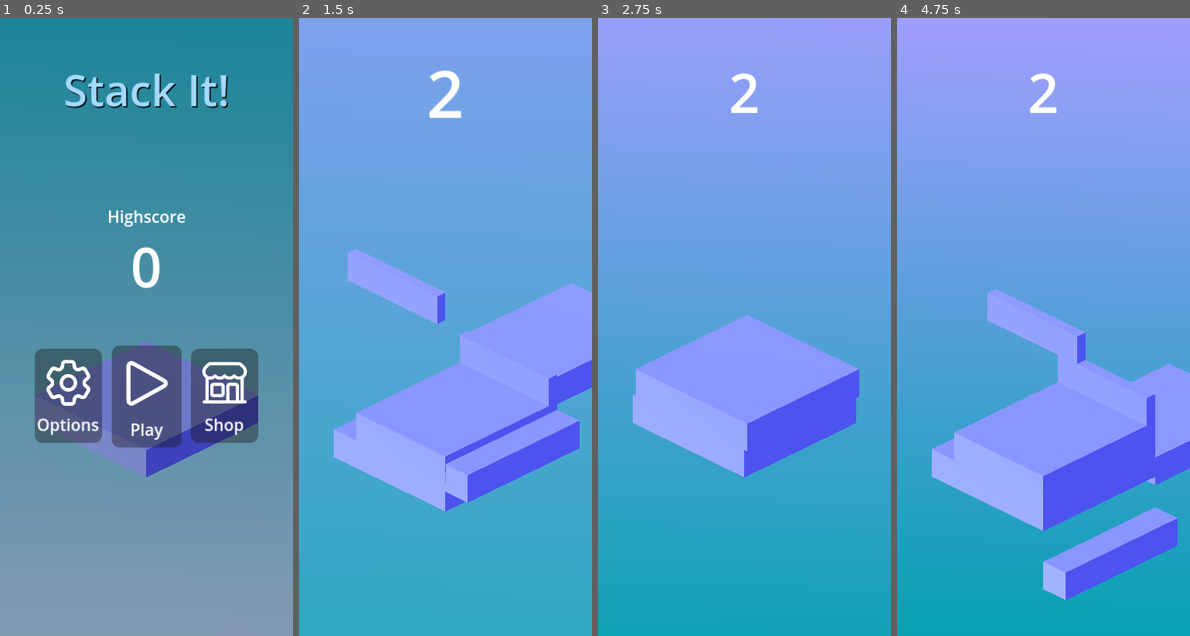
Above: before the commit, frames 1-4 (left to right).
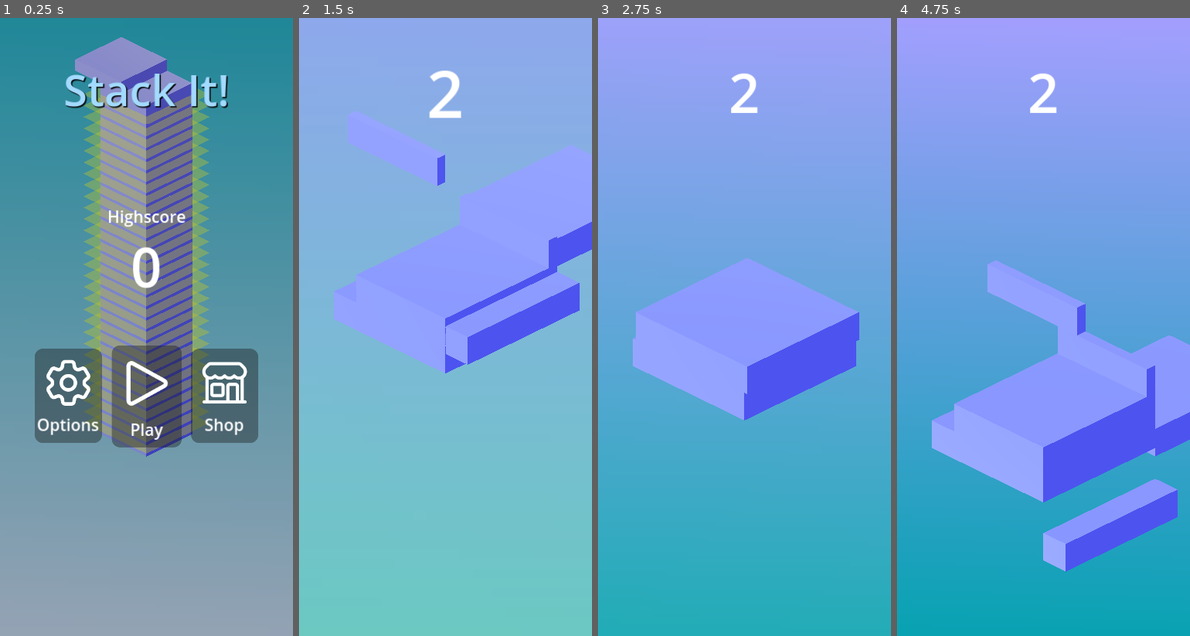
Above: after the commit, the same moments.

Repository: SkaceKamen/stack-it
Game: Godot game, scene res://main.tscn
The game is run twice, just before and just after one commit, with the same random seed, the same clock (stepped at 60 frames per second) and the same inputs. The engine's default icon, where the game draws it, is replaced by a stand-in: a white triangle on a blue panel in a dark square.
Inputs (mouse positions are in pixels of both pictures, inside the frame that each line leads up to):
- Up to frame 1 (0.25 s): no input
- Up to frame 2 (1.5 s): click (445, 394) at 0.5 s; move the mouse to (509, 296) at 1.27 s; tap Space (ui_select) at 1.35 s; click (509, 296) at 1.42 s
- Up to frame 3 (2.75 s): tap Space (ui_select) at 1.52, 1.82 s; click (744, 320) at 2 s
- Up to frame 4 (4.75 s): move the mouse to (984, 357) at 2.77 s; tap Space (ui_select) at 2.85, 3.02, 3.32, 4.35 s; click (984, 357) at 2.92 s; click (1043, 320) at 3.5 s; move the mouse to (1072, 191) at 4.27 s; click (1072, 191) at 4.42 s

The runs differ from the first frame. In frame 1, 24% of the frame differs, in the area x 25-89%, y 3-75%; in frame 2, 79%, in the area x 0-100%, y 15-100%; in frame 3, 16%; in frame 4, 18%.

Commit message:
Small improvements here and there

Diff:
--- a/game_manager.gd
+++ b/game_manager.gd
@@ -21,22 +21,38 @@
 var score = 0
 
 var base_camera_position: Vector3
+var base_camera_size: float
 
 var current_state = State.Menu
 
 func _ready():
   base_camera_position = camera.position * 1
+  base_camera_size = camera.size
 
   ui_manager.restart_requested.connect(reset)
   ui_manager.start_requested.connect(reset)
 
   spawn_initial_block()
+  spawn_block()
+
+  for i in range(30):
+    current_block.position = Vector3(0, current_block.position.y, 0)
+    current_block.stop()
 
 func _process(delta: float) -> void:
-  camera.position = Vector3(camera.position.x, lerp(camera.position.y, base_camera_position.y + height, 10 * delta), camera.position.z)
-  if current_state == State.Playing and current_block != null:
-    if Input.is_action_just_pressed("ui_select"):
-      current_block.stop()
+
+  match current_state:
+    State.Playing:
+      camera.position = Vector3(camera.position.x, lerp(camera.position.y, base_camera_position.y + height, 10 * delta), camera.position.z)
+      camera.size = lerp(camera.size, base_camera_size, 10 * delta)
+
+      if current_block != null:
+        if Input.is_action_just_pressed("ui_select"):
+          current_block.stop()
+
+    State.Menu:
+      camera.position = camera.position.lerp(base_camera_position + Vector3(0, height / 2.0, 0) + camera.quaternion * Vector3(0, 0, height / 2.0), 2 * delta)
+      camera.size = lerp(camera.size, base_camera_size + height, 10 * delta)
 
 func _input(event: InputEvent) -> void:
   if current_state != State.Playing:
@@ -104,9 +120,6 @@
 
   blocks.append(block)
 
-  if blocks.size() > 15:
-    blocks.pop_front().queue_free()
-
 func block_stopped(block: FallingBlock) -> void:
   var cut_result = block.cut_according_to(last_block, height, count)
 
--- a/logo.svg
+++ /dev/null
@@ -1,83 +0,0 @@
-<?xml version="1.0" encoding="UTF-8" standalone="no"?>
-<!-- Created with Inkscape (http://www.inkscape.org/) -->
-
-<svg
-   width="512"
-   height="512"
-   viewBox="0 0 135.46666 135.46667"
-   version="1.1"
-   id="svg1"
-   sodipodi:docname="logo.svg"
-   inkscape:version="1.4 (86a8ad7, 2024-10-11)"
-   inkscape:export-filename="logo.png"
-   inkscape:export-xdpi="96"
-   inkscape:export-ydpi="96"
-   xmlns:inkscape="http://www.inkscape.org/namespaces/inkscape"
-   xmlns:sodipodi="http://sodipodi.sourceforge.net/DTD/sodipodi-0.dtd"
-   xmlns="http://www.w3.org/2000/svg"
-   xmlns:svg="http://www.w3.org/2000/svg">
-  <sodipodi:namedview
-     id="namedview1"
-     pagecolor="#ffffff"
-     bordercolor="#000000"
-     borderopacity="0.25"
-     inkscape:showpageshadow="2"
-     inkscape:pageopacity="0.0"
-     inkscape:pagecheckerboard="true"
-     inkscape:deskcolor="#d1d1d1"
-     inkscape:document-units="mm"
-     inkscape:zoom="1"
-     inkscape:cx="117.5"
-     inkscape:cy="416.5"
-     inkscape:window-width="2560"
-     inkscape:window-height="1369"
-     inkscape:window-x="2552"
-     inkscape:window-y="-8"
-     inkscape:window-maximized="1"
-     inkscape:current-layer="layer1" />
-  <defs
-     id="defs1">
-    <inkscape:perspective
-       sodipodi:type="inkscape:persp3d"
-       inkscape:vp_x="0 : 67.733335 : 1"
-       inkscape:vp_y="-2.848226e-12 : 1000 : 0"
-       inkscape:vp_z="135.46666 : 67.733335 : 1"
-       inkscape:persp3d-origin="67.73333 : 45.155557 : 1"
-       id="perspective6" />
-  </defs>
-  <g
-     inkscape:label="Layer 1"
-     inkscape:groupmode="layer"
-     id="layer1">
-    <path
-       id="rect11"
-       style="fill:#ababff;stroke-width:7.02809;stroke-linecap:round;stroke-linejoin:round;stroke-miterlimit:3.9"
-       d="M 26.591529,69.051614 67.733331,89.188998 V 100.33548 L 26.591529,80.198095 Z"
-       sodipodi:nodetypes="ccccc" />
-    <path
-       id="rect11-8"
-       style="fill:#8f8ff0;fill-opacity:1;stroke-width:7.02809;stroke-linecap:round;stroke-linejoin:round;stroke-miterlimit:3.9"
-       d="M 108.87512,69.051614 67.733331,89.188998 V 100.33548 L 108.87512,80.198095 Z"
-       sodipodi:nodetypes="ccccc" />
-    <path
-       style="fill:#bcbcf7;fill-opacity:1;stroke:none;stroke-width:7.02809;stroke-linecap:round;stroke-linejoin:round;stroke-miterlimit:3.9"
-       d="M 26.591529,69.051612 67.733328,89.188998 108.87512,69.051614 68.853906,50.287877 Z"
-       id="path11"
-       sodipodi:nodetypes="ccccc" />
-    <path
-       id="rect11-5"
-       style="fill:#a2a2fa;fill-opacity:1;stroke-width:7.02809;stroke-linecap:round;stroke-linejoin:round;stroke-miterlimit:3.9"
-       d="m 33.338017,61.207289 34.395314,16.83523 V 89.188997 L 33.338017,72.35377 Z"
-       sodipodi:nodetypes="ccccc" />
-    <path
-       id="rect11-8-5"
-       style="fill:#8f8fde;fill-opacity:1;stroke-width:7.02809;stroke-linecap:round;stroke-linejoin:round;stroke-miterlimit:3.9"
-       d="M 102.87323,60.842833 67.733331,78.042519 V 89.188997 L 102.87323,71.989314 Z"
-       sodipodi:nodetypes="ccccc" />
-    <path
-       style="fill:#b2b2f0;fill-opacity:1;stroke:none;stroke-width:7.02809;stroke-linecap:round;stroke-linejoin:round;stroke-miterlimit:3.9"
-       d="M 33.338017,61.207289 67.733328,78.042519 102.87323,60.842833 68.718377,44.698059 Z"
-       id="path11-1"
-       sodipodi:nodetypes="ccccc" />
-  </g>
-</svg>
--- a/main.tscn
+++ b/main.tscn
@@ -185,9 +185,10 @@
 texture = SubResource("GradientTexture2D_yd1gm")
 
 [node name="Camera3D" type="Camera3D" parent="."]
-transform = Transform3D(0.707107, -0.345013, 0.617224, 0, 0.872887, 0.487922, -0.707107, -0.345013, 0.617224, 1, 1.1869, 1)
+transform = Transform3D(0.707107, -0.345013, 0.617224, 0, 0.872887, 0.487922, -0.707107, -0.345013, 0.617224, 1, 1.187, 1)
 projection = 1
 size = 3.915
+near = 0.01
 
 [node name="WorldEnvironment" type="WorldEnvironment" parent="."]
 environment = SubResource("Environment_ade2i")
@@ -247,6 +248,7 @@
 vertical_alignment = 1
 
 [node name="GameEndScreen" parent="UIManager" instance=ExtResource("7_x0gnt")]
+visible = false
 
 [node name="MenuScreen" parent="UIManager" instance=ExtResource("8_2lipv")]
 
Not shown, added: icon.blend.import
Binary file changed: logo.png
Not shown, removed: logo.svg.import
Not shown, changed: .gitignore
Not shown, added: icon.blend
